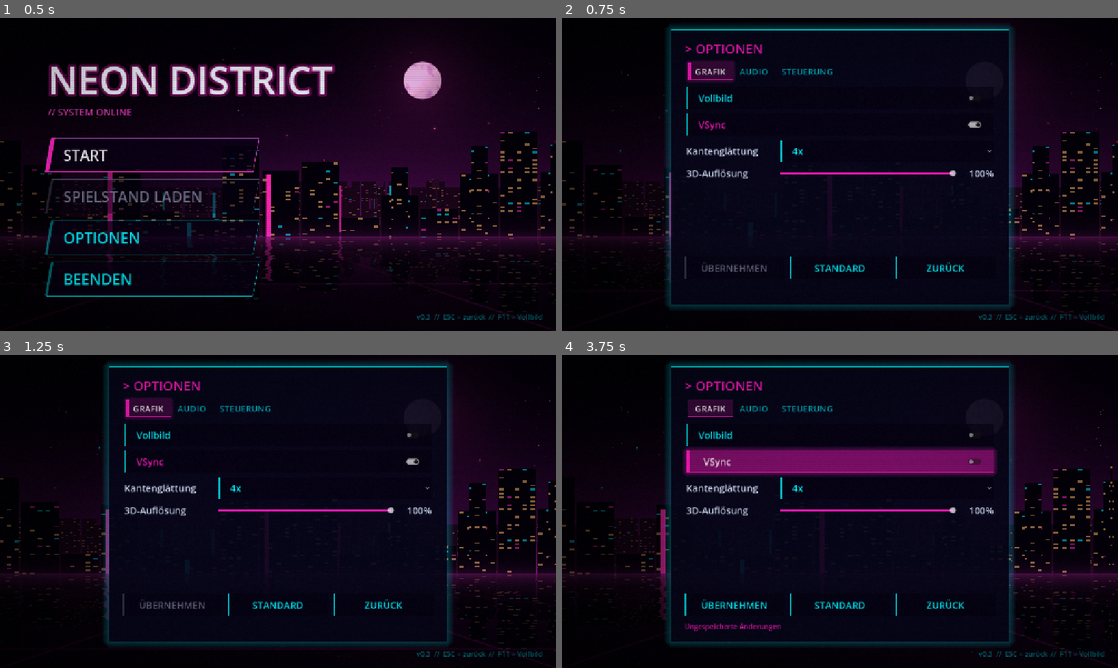
Above: before the commit, frames 1-4 (two rows, left to right).
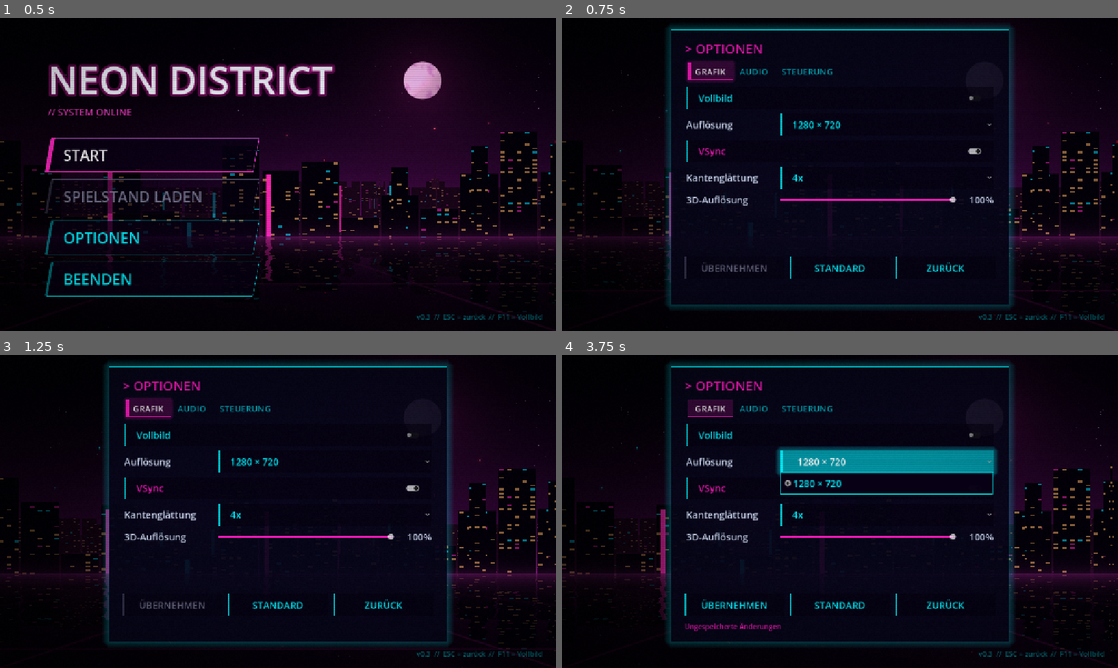
Above: after the commit, the same moments.

Repository: CaptainArschbart/Test
Game: Godot game, scene res://scenes/menu/main_menu.tscn
The game is run twice, just before and just after one commit, with the same random seed, the same clock (stepped at 60 frames per second) and the same inputs.
Inputs (mouse positions are in pixels of both pictures, inside the frame that each line leads up to):
- Up to frame 1 (0.5 s): no input
- Up to frame 2 (0.75 s): click "OPTIONEN" at 0.5 s
- Up to frame 3 (1.25 s): no input
- Up to frame 4 (3.75 s): click "Vollbild" at 1.25 s; click "ÜBERNEHMEN" at 2 s; click "STANDARD" at 2.75 s; click (884, 461) at 3.5 s, where only the run after the commit has a clickable "1280 × 720"

Frame 1 is identical in both runs. In frame 2, 1.8% of the frame differs, in the area x 22-78%, y 30-60%; in frame 3, 1.8%; in frame 4, 7.0%, in the area x 21-79%, y 29-60%.

Commit message:
Optionen: Auflösung (Fenstergröße) wählbar
- Settings.resolution ([video] resolution), nur Größen bis Monitorgröße,
  gilt im Fenstermodus, im Vollbild ausgegraut
- Reiter Grafik: Auswahl Auflösung, gilt nach Übernehmen
- claude_updatenotice.md ergänzt

Co-Authored-By: Claude Opus 5.5 (1M context) <noreply@anthropic.com>
Claude-Session: https://claude.ai/code/session_01TXpzxYt3h4hqLvFZxHJrh8

Diff:
--- a/autoload/settings.gd
+++ b/autoload/settings.gd
@@ -24,6 +24,23 @@
 ## 3D wird höchstens auf diese Kantenlänge gerendert. Darüber würde ein 2K-/4K-Puffer
 ## den Frame so lang machen, dass die Steuerung stehen bleibt.
 const RENDER_LONG_EDGE := 1920
+## Auswählbare Fenstergrößen. Im Menü erscheinen nur die, die auf den Monitor passen.
+const RESOLUTIONS: Array[Vector2i] = [
+	Vector2i(1280, 720),
+	Vector2i(1280, 800),
+	Vector2i(1366, 768),
+	Vector2i(1440, 900),
+	Vector2i(1600, 900),
+	Vector2i(1680, 1050),
+	Vector2i(1920, 1080),
+	Vector2i(1920, 1200),
+	Vector2i(2560, 1080),
+	Vector2i(2560, 1440),
+	Vector2i(3440, 1440),
+	Vector2i(3840, 2160),
+]
+## Fenstergröße beim ersten Start (wie viewport_width/height in project.godot).
+const DEFAULT_RESOLUTION := Vector2i(1280, 720)
 
 ## Aktionen aus der Input Map, die im Menü neu belegt werden können (Aktion → Anzeigename).
 const REBINDABLE_ACTIONS := {
@@ -50,6 +67,9 @@
 
 var fullscreen := false
 var vsync := true
+## Fenstergröße im Fenstermodus. Im Vollbild gilt immer die Monitorauflösung
+## (Godot 4 ändert den Bildschirmmodus des Monitors nicht); die Menüs skalieren mit.
+var resolution := DEFAULT_RESOLUTION
 ## Kantenglättung der 3D-Szene als Viewport.MSAA: 0 = aus, 1 = 2x, 2 = 4x, 3 = 8x.
 var msaa: int = Viewport.MSAA_4X
 ## 3D-Auflösung als Faktor auf die Fenstergröße (RENDER_SCALE_MIN bis 1.0).
@@ -71,6 +91,9 @@
 
 var _default_bindings := {}
 var _applied_window_size := Vector2i(-1, -1)
+## Zuletzt gesetzte Fenstergröße. Nur bei einer Änderung wird das Fenster neu gesetzt,
+## damit apply() ein von Hand vergrößertes Fenster nicht jedes Mal zurücksetzt.
+var _applied_resolution := Vector2i(-1, -1)
 var _applying_scale := false
 
 
@@ -91,6 +114,7 @@
 	return {
 		"fullscreen": fullscreen,
 		"vsync": vsync,
+		"resolution": resolution,
 		"msaa": msaa,
 		"render_scale": render_scale,
 		"master_volume": master_volume,
@@ -108,6 +132,7 @@
 	return {
 		"fullscreen": false,
 		"vsync": true,
+		"resolution": DEFAULT_RESOLUTION,
 		"msaa": Viewport.MSAA_4X,
 		"render_scale": 1.0,
 		"master_volume": 80.0,
@@ -125,6 +150,7 @@
 	fullscreen = values.fullscreen
 	vsync = values.vsync
 	# Neuere Schlüssel mit Rückfall, falls ein Aufrufer ein älteres Dictionary übergibt.
+	resolution = values.get("resolution", resolution)
 	msaa = values.get("msaa", msaa)
 	render_scale = values.get("render_scale", render_scale)
 	master_volume = values.master_volume
@@ -147,6 +173,7 @@
 		DisplayServer.window_set_mode(
 			DisplayServer.WINDOW_MODE_FULLSCREEN if fullscreen else DisplayServer.WINDOW_MODE_WINDOWED
 		)
+	_apply_resolution()
 	DisplayServer.window_set_vsync_mode(
 		DisplayServer.VSYNC_ENABLED if vsync else DisplayServer.VSYNC_DISABLED
 	)
@@ -192,6 +219,9 @@
 		return  # Noch keine Datei: Standardwerte bleiben.
 	fullscreen = config.get_value("video", "fullscreen", fullscreen)
 	vsync = config.get_value("video", "vsync", vsync)
+	var saved_resolution: Variant = config.get_value("video", "resolution", resolution)
+	if saved_resolution is Vector2i and saved_resolution.x >= 640 and saved_resolution.y >= 360:
+		resolution = saved_resolution
 	msaa = clampi(int(config.get_value("video", "msaa", msaa)), Viewport.MSAA_DISABLED, Viewport.MSAA_8X)
 	render_scale = clampf(float(config.get_value("video", "render_scale", render_scale)), RENDER_SCALE_MIN, 1.0)
 	master_volume = config.get_value("audio", "master_volume", master_volume)
@@ -208,6 +238,7 @@
 	var config := ConfigFile.new()
 	config.set_value("video", "fullscreen", fullscreen)
 	config.set_value("video", "vsync", vsync)
+	config.set_value("video", "resolution", resolution)
 	config.set_value("video", "msaa", msaa)
 	config.set_value("video", "render_scale", render_scale)
 	config.set_value("audio", "master_volume", master_volume)
@@ -221,6 +252,40 @@
 	config.save(PATH)
 
 
+## Fenstergrößen aus RESOLUTIONS, die auf den aktuellen Monitor passen. Ohne
+## Monitorgröße (headless) alle.
+static func available_resolutions() -> Array[Vector2i]:
+	var screen := DisplayServer.screen_get_size()
+	var result: Array[Vector2i] = []
+	for size: Vector2i in RESOLUTIONS:
+		if screen.x <= 0 or screen.y <= 0 or (size.x <= screen.x and size.y <= screen.y):
+			result.append(size)
+	return result
+
+
+## Setzt im Fenstermodus die gewählte Größe (höchstens Monitorgröße) und zentriert
+## das Fenster. Im Vollbild passiert nichts; beim Zurückschalten wird neu gesetzt.
+func _apply_resolution() -> void:
+	if DisplayServer.get_name() == "headless":
+		return
+	if fullscreen:
+		_applied_resolution = Vector2i(-1, -1)
+		return
+	if resolution == _applied_resolution:
+		return
+	_applied_resolution = resolution
+	var screen_id := DisplayServer.window_get_current_screen()
+	var screen_size := DisplayServer.screen_get_size(screen_id)
+	var size := resolution
+	if screen_size.x > 0 and screen_size.y > 0:
+		size = Vector2i(mini(size.x, screen_size.x), mini(size.y, screen_size.y))
+	if DisplayServer.window_get_mode() == DisplayServer.WINDOW_MODE_MAXIMIZED:
+		DisplayServer.window_set_mode(DisplayServer.WINDOW_MODE_WINDOWED)
+	DisplayServer.window_set_size(size)
+	var origin := DisplayServer.screen_get_position(screen_id)
+	DisplayServer.window_set_position(origin + (screen_size - size) / 2)
+
+
 ## Faktor fürs 3D-Bild. Unter oder bei 1920 px bleibt der Reglerwert. Darüber wird
 ## auf etwa Full HD begrenzt. Fenstergröße 0 (noch kein Fenster) teilt nicht.
 static func scale_for_window(scale: float, window_size: Vector2i) -> float:
--- a/scenes/options/options_menu.gd
+++ b/scenes/options/options_menu.gd
@@ -28,6 +28,7 @@
 
 @onready var tabs: TabContainer = %Tabs
 @onready var fullscreen_check: CheckButton = %FullscreenCheck
+@onready var resolution_option: OptionButton = %ResolutionOption
 @onready var vsync_check: CheckButton = %VsyncCheck
 @onready var msaa_option: OptionButton = %MsaaOption
 @onready var render_scale_slider: HSlider = %RenderScaleSlider
@@ -60,7 +61,8 @@
 	defaults_button.pressed.connect(_on_defaults_pressed)
 	back_button.pressed.connect(request_back)
 
-	fullscreen_check.toggled.connect(_set_draft.bind("fullscreen"))
+	fullscreen_check.toggled.connect(_on_fullscreen_toggled)
+	resolution_option.item_selected.connect(_on_resolution_selected)
 	vsync_check.toggled.connect(_set_draft.bind("vsync"))
 	msaa_option.item_selected.connect(_on_msaa_selected)
 	render_scale_slider.value_changed.connect(_on_render_scale_changed)
@@ -106,6 +108,7 @@
 	_draft = Settings.get_values()
 	tabs.current_tab = 0
 	_fill_output_devices()
+	_fill_resolutions()
 	_refresh_options()
 	_update_dirty()
 	show()
@@ -164,6 +167,49 @@
 
 func _on_msaa_selected(index: int) -> void:
 	_set_draft(msaa_option.get_item_id(index), "msaa")
+
+
+func _on_fullscreen_toggled(on: bool) -> void:
+	_set_draft(on, "fullscreen")
+	_update_resolution_enabled()
+
+
+func _on_resolution_selected(index: int) -> void:
+	_set_draft(resolution_option.get_item_metadata(index), "resolution")
+
+
+## Füllt die Auflösungsliste. Eine gespeicherte Größe, die nicht (mehr) auf den Monitor
+## passt oder nicht in der Liste steht, bleibt als eigener Eintrag wählbar.
+func _fill_resolutions() -> void:
+	resolution_option.clear()
+	var sizes := Settings.available_resolutions()
+	var wanted: Vector2i = _draft.get("resolution", Settings.DEFAULT_RESOLUTION)
+	if not sizes.has(wanted):
+		sizes.append(wanted)
+		sizes.sort_custom(func(a: Vector2i, b: Vector2i) -> bool: return a.x * a.y < b.x * b.y)
+	for size: Vector2i in sizes:
+		resolution_option.add_item("%d × %d" % [size.x, size.y])
+		resolution_option.set_item_metadata(resolution_option.item_count - 1, size)
+
+
+func _select_resolution(size: Vector2i) -> void:
+	for _attempt in 2:
+		for i in resolution_option.item_count:
+			if resolution_option.get_item_metadata(i) == size:
+				resolution_option.select(i)
+				return
+		# "Standard" kann eine Größe verlangen, die noch nicht in der Liste steht.
+		_fill_resolutions()
+
+
+## Im Vollbild gilt die Monitorauflösung, die Auswahl ist dann ausgegraut.
+func _update_resolution_enabled() -> void:
+	var fullscreen: bool = _draft.get("fullscreen", false)
+	resolution_option.disabled = fullscreen
+	resolution_option.tooltip_text = (
+		"Im Vollbild gilt die Monitorauflösung, die Menüs skalieren mit." if fullscreen
+		else "Fenstergröße im Fenstermodus"
+	)
 
 
 func _on_output_device_selected(index: int) -> void:
@@ -249,6 +295,8 @@
 func _refresh_options() -> void:
 	fullscreen_check.set_pressed_no_signal(_draft.fullscreen)
 	vsync_check.set_pressed_no_signal(_draft.vsync)
+	_select_resolution(_draft.get("resolution", Settings.DEFAULT_RESOLUTION))
+	_update_resolution_enabled()
 	msaa_option.select(msaa_option.get_item_index(_draft.msaa))
 	render_scale_slider.set_value_no_signal(_draft.render_scale * 100.0)
 	_select_output_device(_draft.get("output_device", Settings.DEFAULT_OUTPUT_DEVICE))
--- a/scenes/options/options_menu.tscn
+++ b/scenes/options/options_menu.tscn
@@ -28,6 +28,20 @@
 unique_name_in_owner = true
 layout_mode = 2
 text = "Vollbild"
+
+[node name="ResolutionRow" type="HBoxContainer" parent="Tabs/GRAFIK"]
+layout_mode = 2
+theme_override_constants/separation = 16
+
+[node name="ResolutionLabel" type="Label" parent="Tabs/GRAFIK/ResolutionRow"]
+custom_minimum_size = Vector2(200, 0)
+layout_mode = 2
+text = "Auflösung"
+
+[node name="ResolutionOption" type="OptionButton" parent="Tabs/GRAFIK/ResolutionRow"]
+unique_name_in_owner = true
+layout_mode = 2
+size_flags_horizontal = 3
 
 [node name="VsyncCheck" type="CheckButton" parent="Tabs/GRAFIK"]
 unique_name_in_owner = true
Not shown, changed: claude_updatenotice.md
